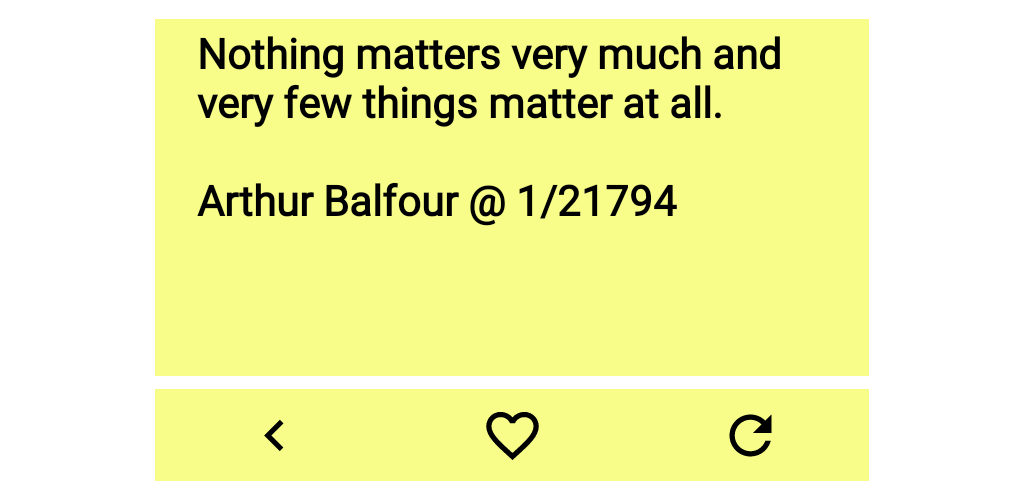
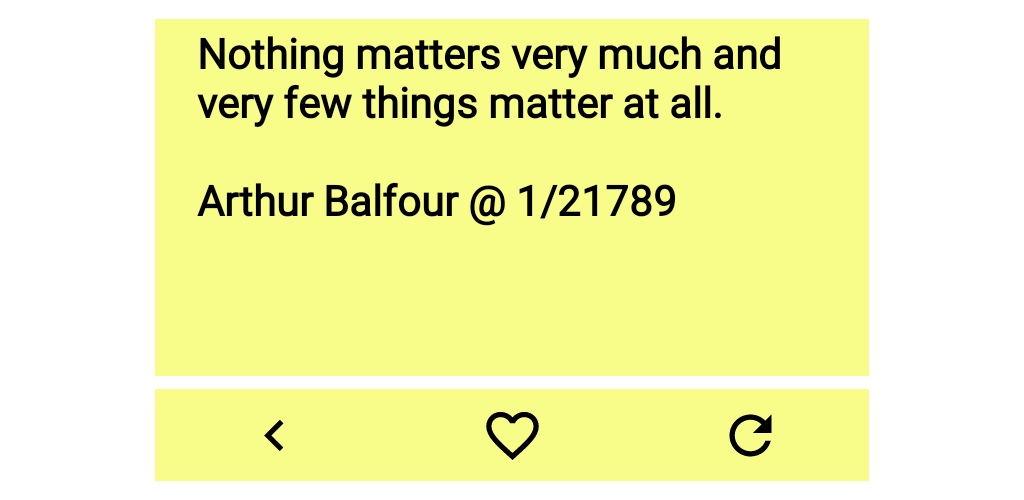
Revision of a layered 1024x500 image; what changed, layer by layer:
renamed "Quote__Unquote_ori_portrait.png" to "Quote__Unquote_ori_portrait.png #1", painted on it over left=631, top=184, right=677, bottom=217
